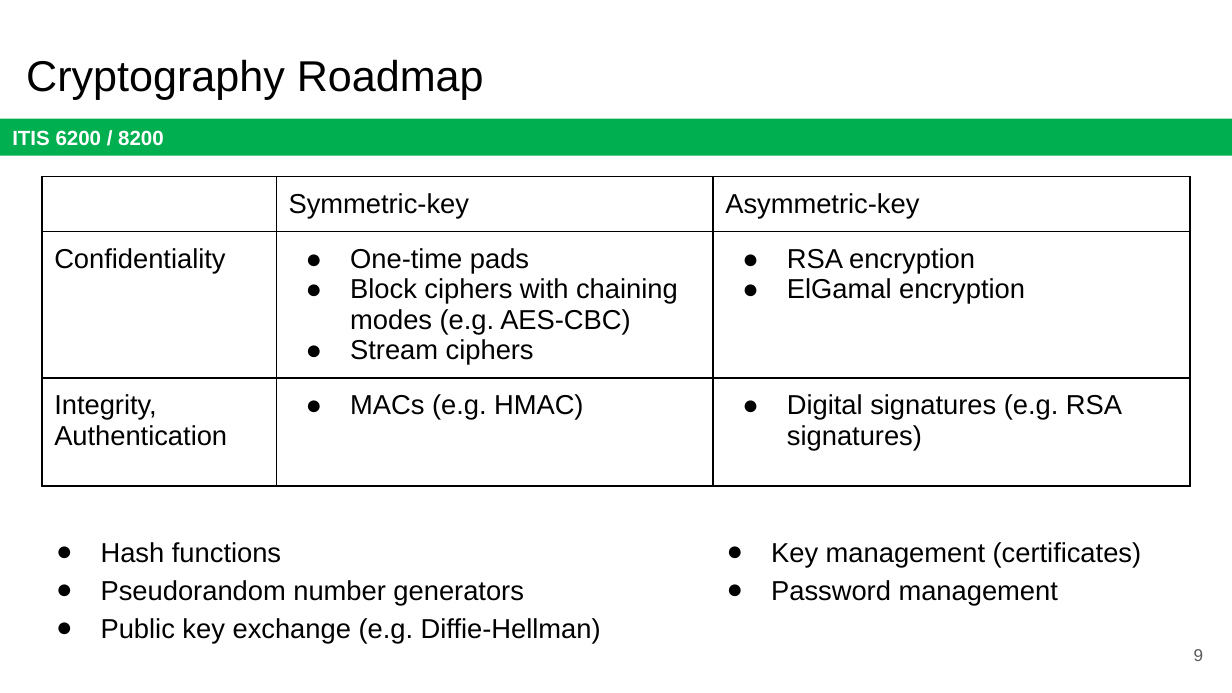
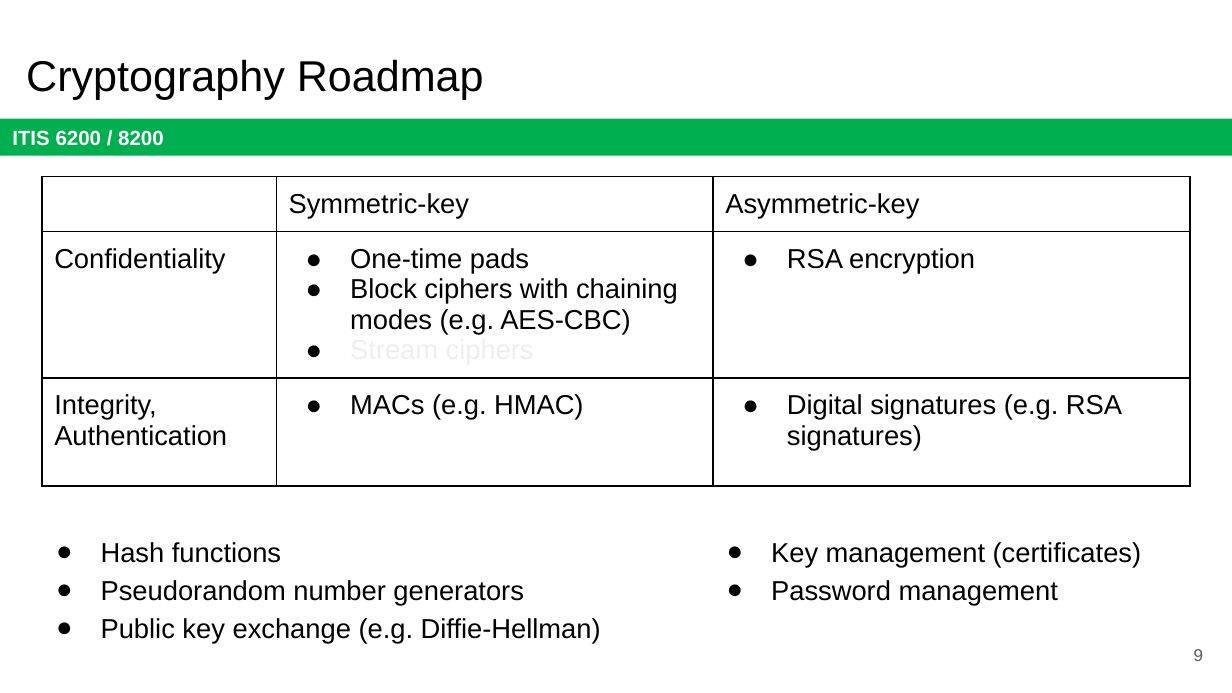
Before and after one commit to jx5c/github.io, a slide deck: slide 9 of teaching/ITIS6200/2023fa/lectures/Midterm.review.pptx. Drawn at 1232x693 pixels with LibreOffice and Linux fonts; fonts in the diff are those of the drawing. Boxes give left, top, right and bottom in pixels: in the first picture for what was removed or moved away, otherwise in the second. Text is boxed around its words. In the diff, an @@ line names an element or a change of style, - is before the commit and + after.

```diff
--- a/teaching/ITIS6200/2023fa/lectures/Midterm.review.pptx
+++ b/teaching/ITIS6200/2023fa/lectures/Midterm.review.pptx
@@ table at [42, 176, 1190, 498] @@
-row 2, column 3: RSA encryption / ElGamal encryption
+row 2, column 3: RSA encryption
@@ text colour #000000 to #EEEEEE in "Stream ciphers" @@
```
Also in this commit, not shown: 5 other slides changed, 1 other file.
